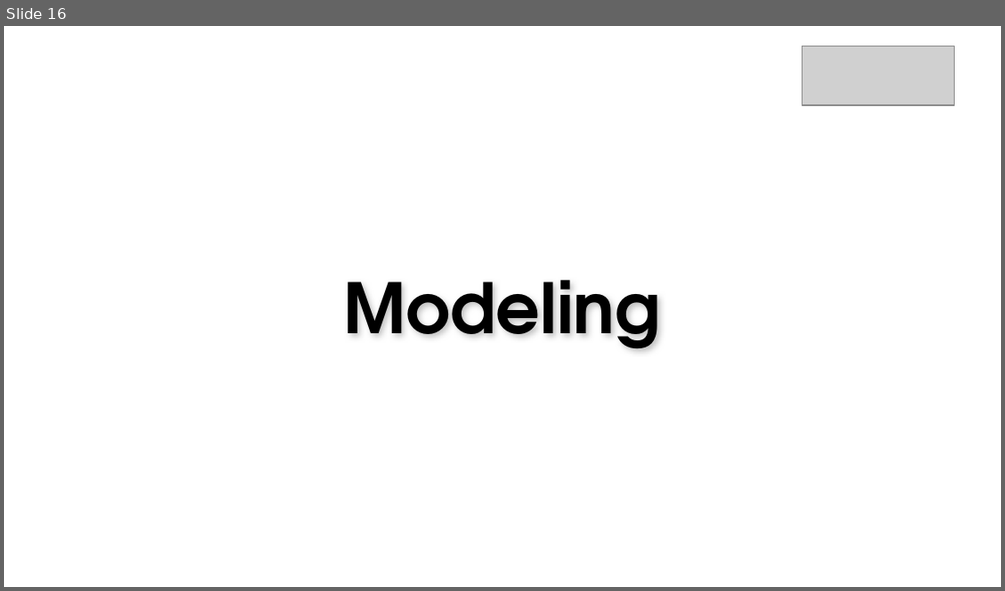
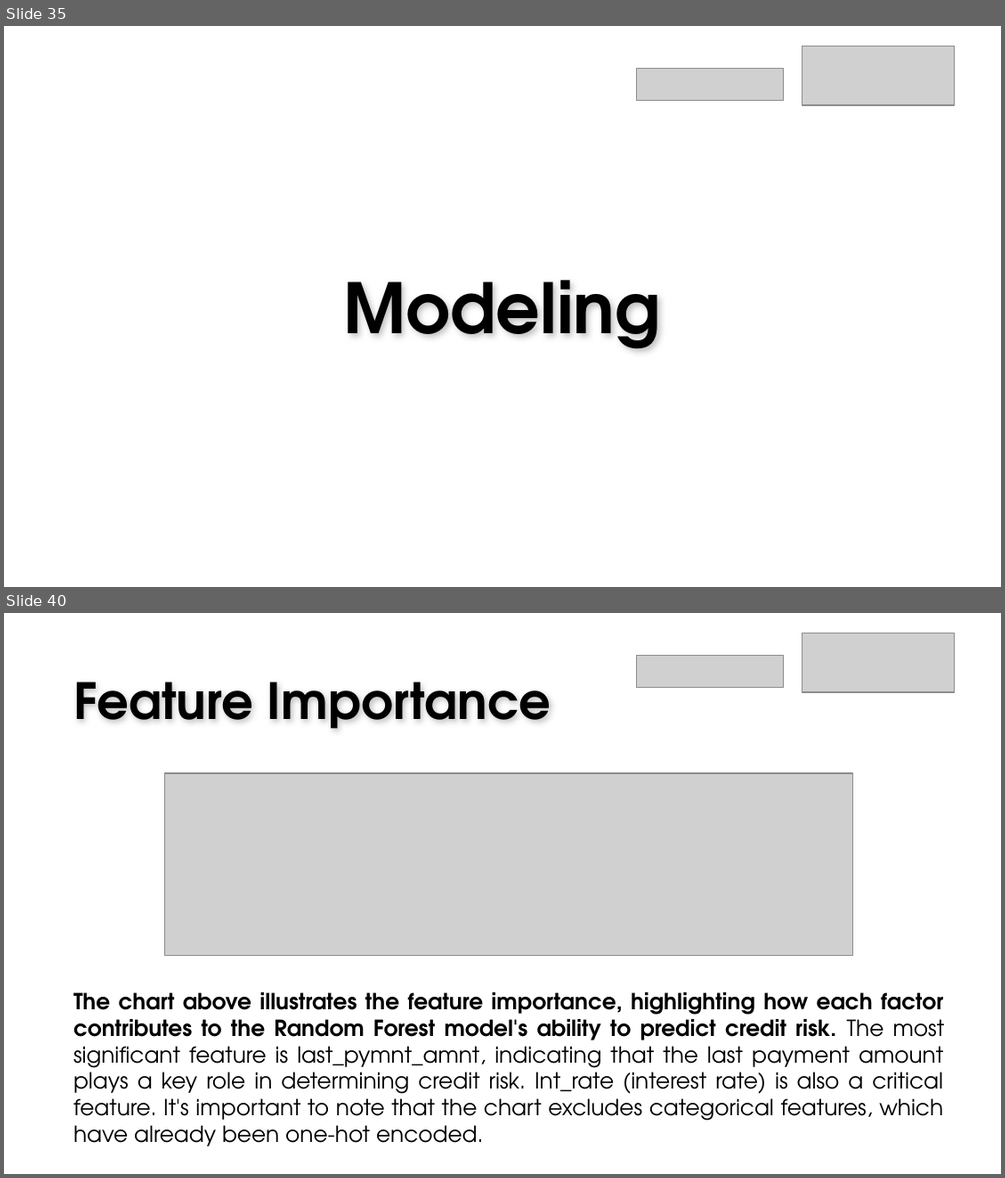
Before and after one commit to gisellehalim/idx-ds-vix-rakamin, a slide deck: PPT IDX Partners x Rakamin Academy.pptx. Shown one above the other, each under a label of ours: slide 16 before the commit, slides 35 and 40 after it; the slides between them are not shown. The pictures are 1005x591 and 1005x1178 pixels, drawn with LibreOffice and Linux fonts; fonts in the diff are those of the drawing; grey boxes stand for pictures; background and template pictures are left out. Boxes give left, top, right and bottom in pixels: in the first picture for what was removed or moved away, otherwise in the second. Text is boxed around its words. In the diff, an @@ line names an element or a change of style, - is before the commit and + after.

```diff
--- a/PPT IDX Partners x Rakamin Academy.pptx
+++ b/PPT IDX Partners x Rakamin Academy.pptx
@@ slide 40 added at (4, 613, 1001, 1174), background picture (left out) @@
@@ picture added at (801, 633, 954, 691) @@
@@ picture added at (637, 655, 784, 687) @@
@@ text added at (73, 682, 551, 729), 36 pt, text #000000, bold @@
+Feature Importance
@@ picture added at (165, 773, 853, 956) @@
@@ text added at (73, 992, 945, 1146), 16 pt, text #000000 @@
+The chart above illustrates the feature importance, highlighting how each factor contributes to the Random Forest model's ability to predict credit risk. The most significant feature is last_pymnt_amnt, indicating that the last payment amount plays a key role in determining credit risk. Int_rate (interest rate) is also a critical feature. It's important to note that the chart excludes categorical features, which have already been one-hot encoded.
@@ what was slide 16 is now slide 35 @@
@@ slide 35 changed as well @@
@@ picture added at (637, 68, 784, 100) @@
```
Also in this commit, not shown: 10 other slides changed, 29 other slides added, 12 slides removed, 3 other files.
